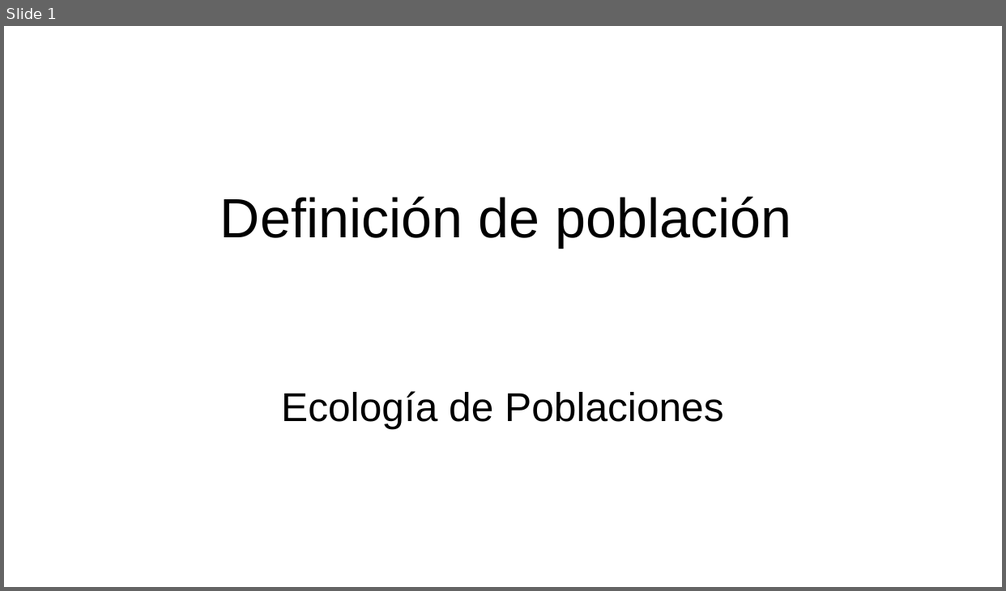
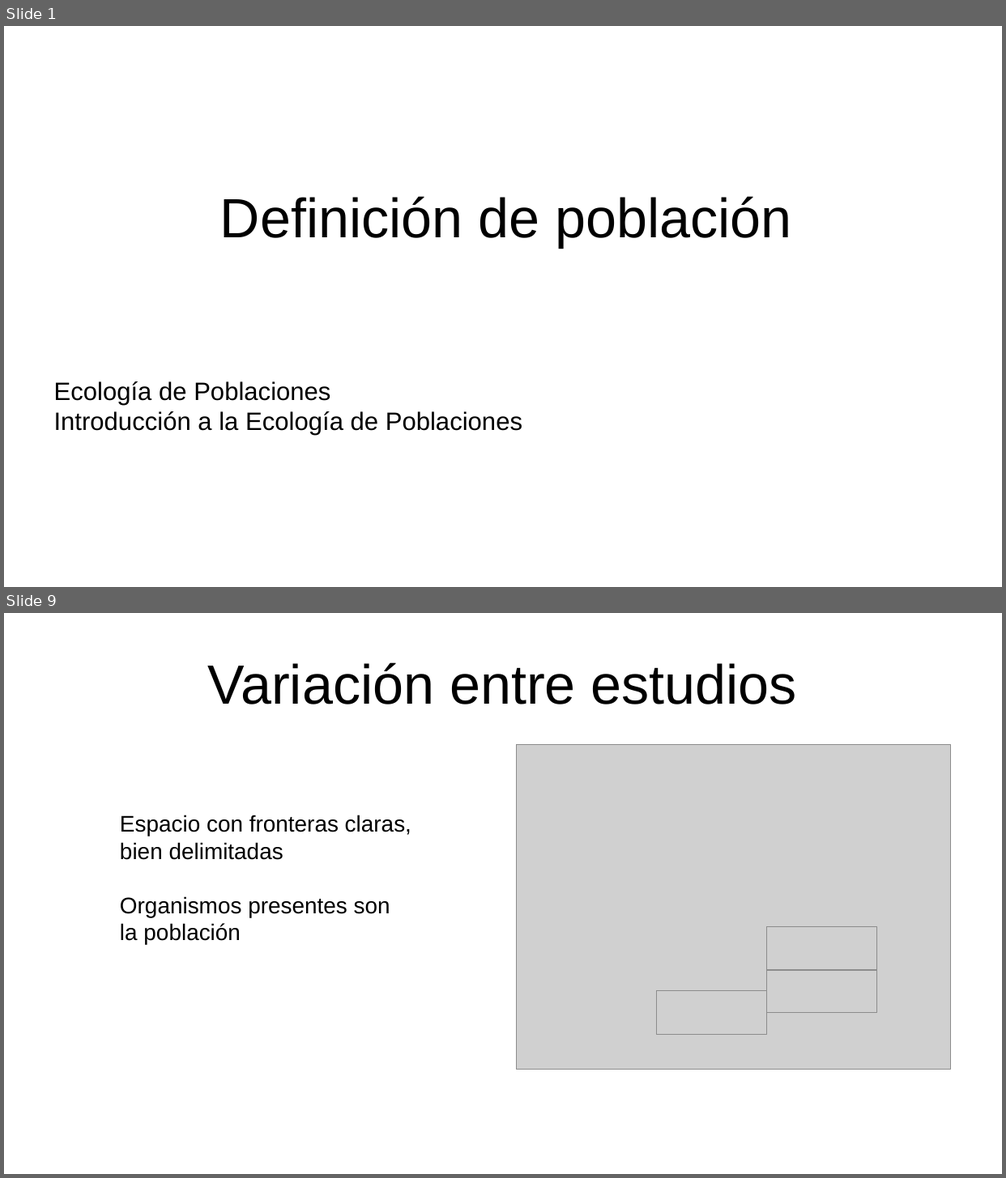
Before and after one commit to gerardommc/Ecologia-poblaciones, a slide deck: Unidad-1/Poblacion.odp. Shown one above the other, each under a label of ours: slide 1 before the commit, slides 1 and 9 after it; the slides between them are not shown. The pictures are 1006x591 and 1006x1178 pixels, drawn with LibreOffice and Linux fonts; fonts in the diff are those of the drawing; grey boxes stand for pictures. Boxes give left, top, right and bottom in pixels: in the first picture for what was removed or moved away, otherwise in the second. Text is boxed around its words. In the diff, an @@ line names an element or a change of style, - is before the commit and + after.

Commit message:
Poblaciones

```diff
--- a/Unidad-1/Poblacion.odp
+++ b/Unidad-1/Poblacion.odp
@@ slide 9 added at [4, 613, 1002, 1174], background #FFFFFF @@
@@ title added at [208, 662, 797, 705], 44 pt, text #000000 @@
+Variación entre estudios
@@ picture added at [517, 744, 950, 1071] @@
@@ text added at [120, 815, 411, 945], 18 pt, text #000000 @@
+Espacio con fronteras claras,
+bien delimitadas
+Organismos presentes son
+la población
@@ picture added at [767, 926, 878, 969] @@
@@ picture added at [766, 969, 877, 1013] @@
@@ picture added at [656, 990, 766, 1034] @@
@@ slide 1 changed as well @@
@@ subtitle at [54, 382, 330, 406]: size 32 to 20 pt in "Ecología de Poblaciones"; alignment centre to left @@
@@ subtitle at [54, 412, 522, 436]: paragraph added @@
+Introducción a la Ecología de Poblaciones
```
Also in this commit, not shown: 13 other slides added, 1 slide removed, 19 other files.
